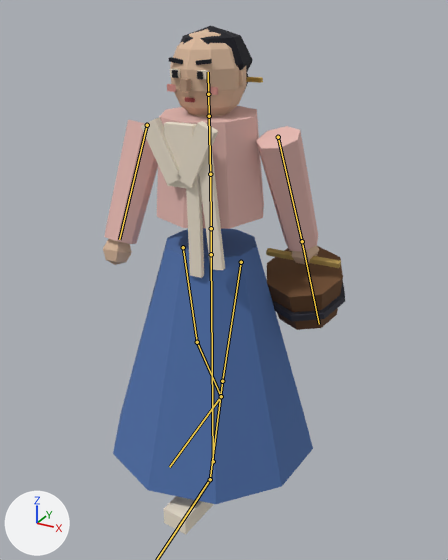
What one commit did to the glTF model assets3d/npcs/npc_N107.glb.
The view is the same before and after, from a 50 mm camera at (0.992, -1.715, 1.659) aimed at (0.05, -0.001, 0.802). Arrows for +X, +Y and +Z are at lower left; the lights stay in place. The older version comes first. Both versions are drawn at frame 14 of the action 'Walk'; the numbers are the values there. The bones that change, and the others that lie on the model, are drawn over the model as lines.

Objects in the first picture: 'npc_N107_part0', 'npc_N107_part1', 'npc_N107_part10', 'npc_N107_part11', 'npc_N107_part12', 'npc_N107_part2', 'npc_N107_part3', 'npc_N107_part4', 'npc_N107_part5', 'npc_N107_part6', 'npc_N107_part7', 'npc_N107_part8', 'npc_N107_part9'.
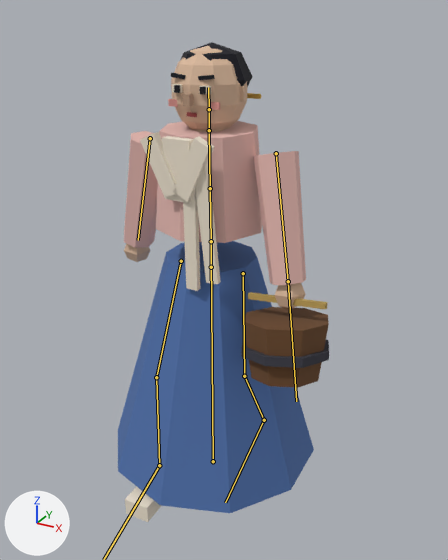
The edits, one by one:
Bone 'Hips' (bone_hips) moves from (0.0, 0.001, 0.0) to (0.0, -0.045, 0.0).
Bone 'Hips' (bone_hips) turns from (0, -5, 0) to (0, 2, 0) degrees about its own x, y and z.
Bone 'Spine' (bone_spine) turns from (0, 0, 0) to (0, -1, 0) degrees about its own x, y and z.
Bone 'Chest' (bone_chest) turns from (2, 7, 0) to (0, -2, 0) degrees about its own x, y and z.
Bone 'Head' (bone_head) turns from (0, -3, 0) to (-1, 3, 0) degrees about its own x, y and z.
Bone 'UpperArm.L' (bone_upperarm_l) turns from (17, 2, 2) to (-10, -1, -7) degrees about its own x, y and z.
Bone 'UpperArm.R' (bone_upperarm_r) turns from (-21, 3, 2) to (2, 0, 6) degrees about its own x, y and z.
Bone 'UpperLeg.L' (bone_upperleg_l) turns from (-15, 0, 0) to (3, 0, 0) degrees about its own x, y and z.
Bone 'LowerLeg.L' (bone_lowerleg_l) turns from (3, 0, 0) to (28, 0, 0) degrees about its own x, y and z.
Bone 'Foot.L' (bone_foot_l) turns from (13, 0, 0) to (-28, 0, 0) degrees about its own x, y and z.
Bone 'UpperLeg.R' (bone_upperleg_r) turns from (10, 0, 0) to (-27, 0, 0) degrees about its own x, y and z.
Bone 'LowerLeg.R' (bone_lowerleg_r) turns from (16, 0, 0) to (25, 0, 0) degrees about its own x, y and z.
Bone 'Foot.R' (bone_foot_r) turns from (-26, 0, 0) to (2, 0, 0) degrees about its own x, y and z.

Pixel boxes (x1, y1, x2, y2) of what changed, in the pictures (448 x 560 px):
'npc_N107_part0', posed: before (113, 228, 313, 504); after (118, 241, 314, 513)
'npc_N107_part2', posed (14% narrower, 12% taller): before (105, 106, 318, 252); after (124, 121, 306, 285)
'npc_N107_part1', posed: before (141, 69, 225, 534); after (125, 84, 221, 522)
'npc_N107_part10', posed (13% wider): before (267, 246, 343, 330); after (243, 307, 329, 388)
'npc_N107_part3', posed (16% narrower, 11% taller): before (103, 29, 319, 265); after (124, 46, 306, 309)
'npc_N107_part5', posed: before (169, 26, 253, 91); after (171, 42, 252, 87)
'npc_N107_part11', posed: before (270, 281, 345, 321); after (241, 338, 329, 368)
'npc_N107_part12', posed (7% wider, 14% shorter): before (266, 248, 341, 268); after (248, 292, 328, 309)
'npc_N107_part6', posed: before (167, 84, 218, 95); after (168, 99, 220, 110)
'npc_N107_part4', posed: before (172, 70, 203, 79); after (174, 85, 206, 95)
'npc_N107_part9', posed: before (246, 77, 263, 83); after (247, 93, 261, 99)
bone 'Hips', root to tip: before (211, 254) to (211, 228); after (211, 267) to (211, 241)
bone 'Spine', root to tip: before (211, 228) to (210, 174); after (211, 241) to (210, 188)
bone 'Chest', root to tip: before (210, 174) to (209, 116); after (210, 188) to (209, 130)
bone 'Head', root to tip: before (208, 94) to (208, 72); after (209, 109) to (208, 87)
bone 'UpperArm.L', root to tip: before (278, 137) to (302, 241); after (276, 153) to (288, 281)
bone 'UpperArm.R', root to tip: before (147, 125) to (119, 239); after (150, 138) to (138, 240)
bone 'UpperLeg.L', root to tip: before (241, 262) to (222, 381); after (243, 273) to (244, 376)
bone 'LowerLeg.L', root to tip: before (222, 381) to (210, 479); after (244, 376) to (264, 420)
bone 'UpperLeg.R', root to tip: before (183, 247) to (197, 342); after (181, 261) to (156, 377)
bone 'LowerLeg.R', root to tip: before (197, 342) to (221, 396); after (156, 377) to (159, 465)
